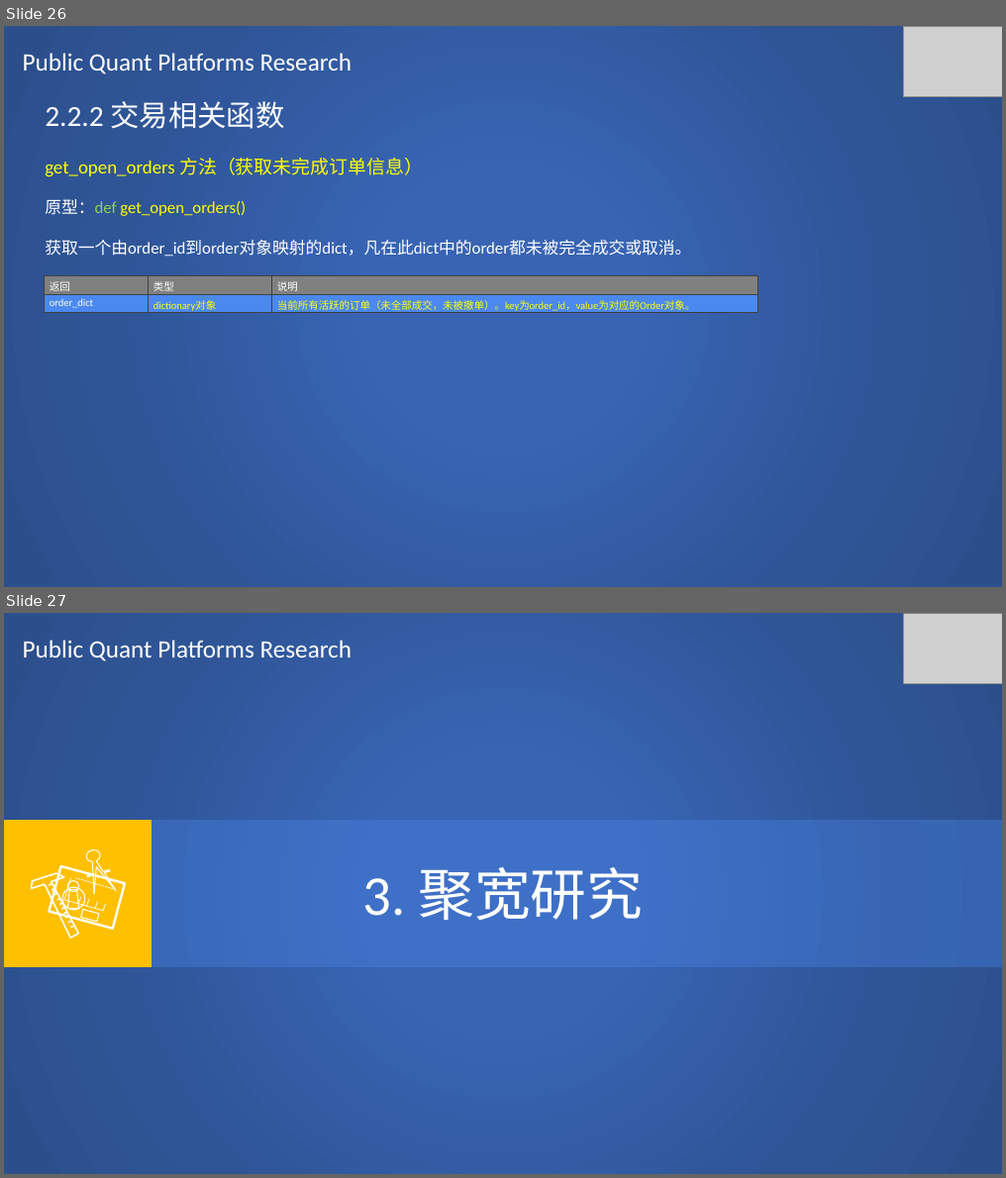
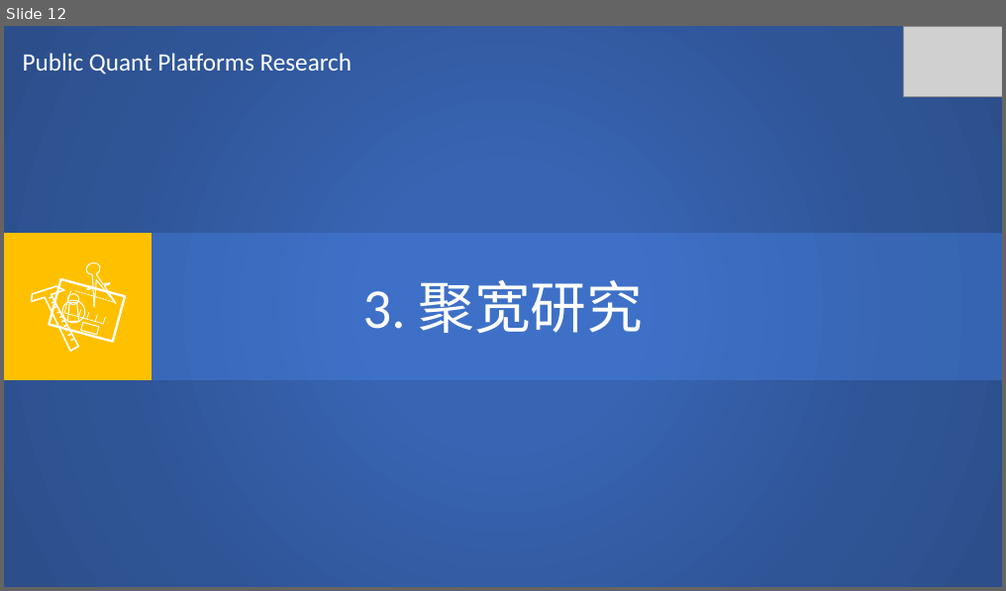
Before and after one commit to SCITLAS/Stellar, a slide deck: Stellar_0.1/documents/public_quant_platforms_research.pptx. Shown one above the other, each under a label of ours: slides 26 and 27 before the commit, slide 12 after it. The pictures are 1006x1178 and 1006x591 pixels, drawn with LibreOffice and Linux fonts; fonts in the diff are those of the drawing; grey boxes stand for pictures. Boxes give left, top, right and bottom in pixels: in the first picture for what was removed or moved away, otherwise in the second. Text is boxed around its words. In the diff, an @@ line names an element or a change of style, - is before the commit and + after.

Commit message:
Ricequant research 20% done

```diff
--- a/Stellar_0.1/documents/public_quant_platforms_research.pptx
+++ b/Stellar_0.1/documents/public_quant_platforms_research.pptx
@@ slide 26 removed at <box>4,26,1002,587</box>, background #FFFFFF @@
@@ rectangle removed at <box>4,26,1002,587</box> @@
@@ text removed at <box>23,53,351,75</box> @@
-Public Quant Platforms Research
@@ picture removed at <box>903,26,1002,96</box> @@
@@ text removed at <box>45,101,691,257</box> @@
-2.2.2 交易相关函数
-get_open_orders 方法（获取未完成订单信息）
-原型：def get_open_orders()
-获取一个由order_id到order对象映射的dict，凡在此dict中的order都未被完全成交或取消。
@@ table removed at <box>44,276,758,315</box>, 2 rows, 3 columns @@
-返回 | 类型 | 说明
-order_dict | dictionary对象 | 当前所有活跃的订单（未全部成交，未被撤单）。key为order_id，value为对应的Order对象。
@@ what was slide 27 is now slide 12 @@
```
Also in this commit, not shown: 3 slides changed, 18 other slides removed, 2 other files.
